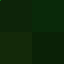
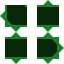
Layer changes from the first w=64, h=64 image to the second:
renamed "Rectangle 2" to "Rectangle 13", painted on it over <box>0,32,32,64</box>
added layer "Rectangle 12" above "Rectangle 11" over <box>7,5,25,12</box>
added layer "Rectangle 11" above "Polygon 2 copy 2" over <box>19,7,27,25</box>
added layer "Polygon 2 copy 2" above "Rectangle 10" over <box>7,7,25,25</box>
added layer "Rectangle 10" above "Rectangle 9" over <box>37,7,59,25</box>
added layer "Rectangle 9" above "Polygon 1" over <box>37,39,44,57</box>
added layer "Polygon 1" above "Group 1" over <box>39,39,57,57</box>
added group "Group 1" with 8 layers over <box>0,0,64,64</box>
added layer "Rectangle 4 copy 2" in group "Group 1" over <box>5,32,27,64</box>
added layer "Rectangle 8" in group "Group 1" over <box>5,37,27,59</box>
added layer "Rectangle 3 copy 2" in group "Group 1" over <box>0,5,27,32</box>
moved "Rectangle 1 copy" into group "Group 1", painted on it over <box>5,5,64,64</box>
removed layer "Rectangle 1" over <box>0,0,32,32</box>
added layer "Rectangle 7 copy" in group "Group 1" over <box>37,5,59,27</box>
moved "Rectangle 2 copy" into group "Group 1", painted on it, unmasked it over <box>32,0,64,32</box>
added layer "Rectangle 7" in group "Group 1" over <box>37,32,64,64</box>
added layer "Rectangle 5" in group "Group 1" over <box>37,37,59,59</box>
